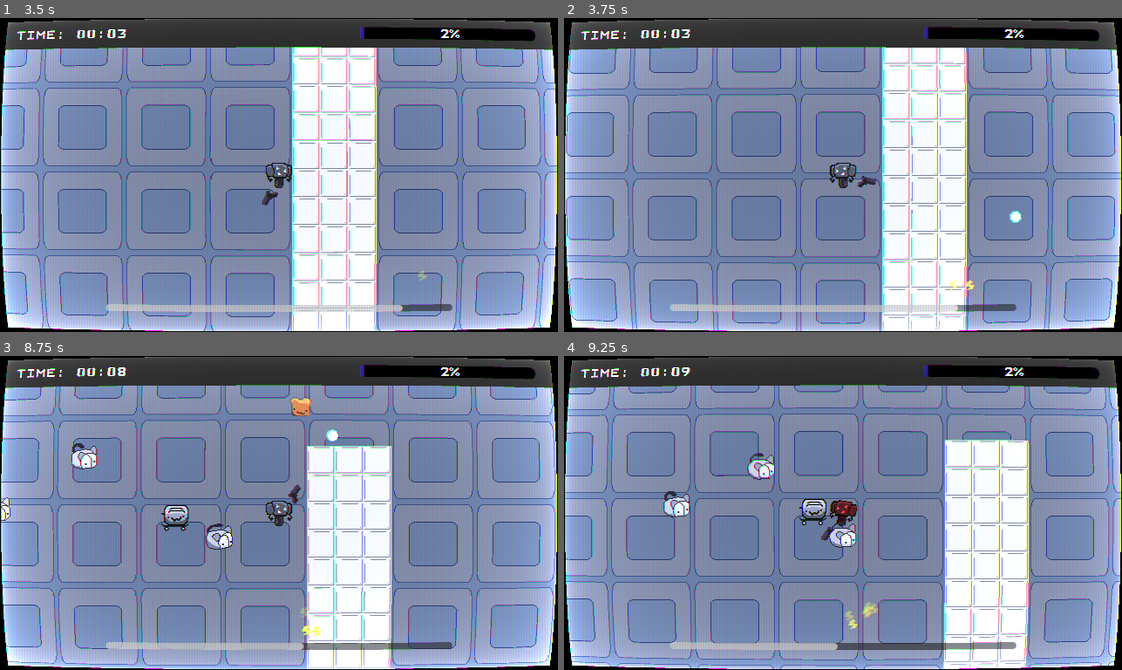
Above: before the commit, frames 1-4 (two rows, left to right).
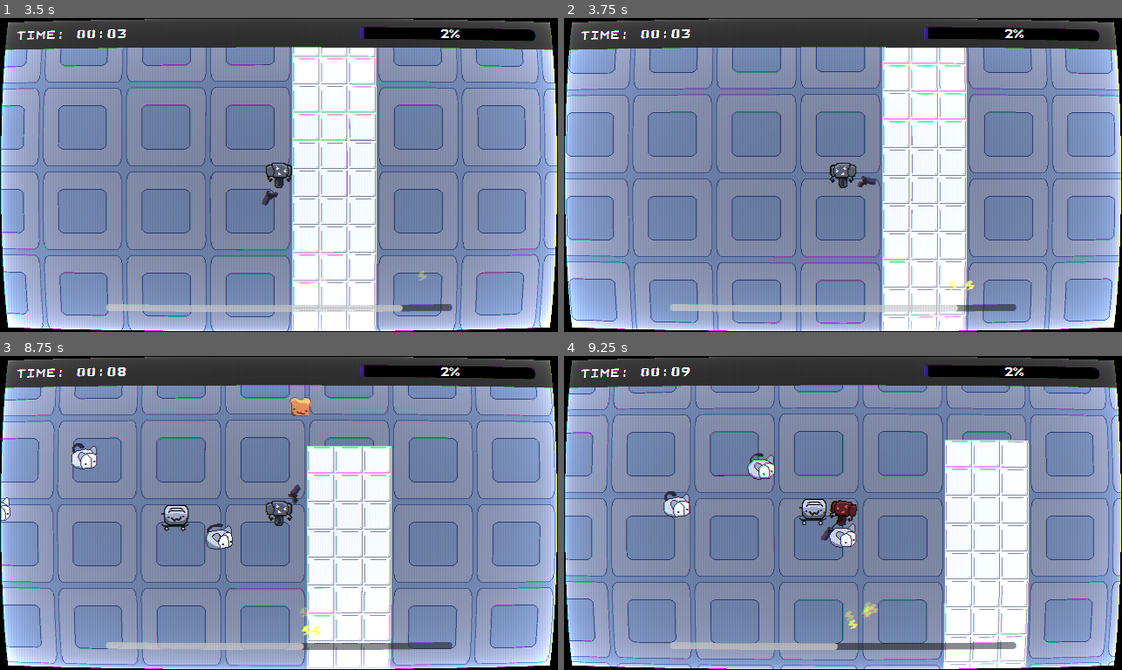
Above: after the commit, the same moments.

Repository: kinghos/GMTK-Game-Jam-2026
Game: Godot game, scene res://scenes/level/level.tscn
Two runs of this game, one before a commit and one after it. Both use one fixed random seed, a clock stepped at 60 frames per second and the inputs below. The engine's default icon, where the game draws it, is replaced by a stand-in: a white triangle on a blue panel in a dark square.
Inputs (mouse positions are in pixels of both pictures, inside the frame that each line leads up to):
- Up to frame 1 (3.5 s): tap Enter at 0.5 s; move the mouse to (401, 159) at 0.52 s; hold D (Right) 0.53-1.28 s; right-click (401, 159) at 0.6 s; move the mouse to (167, 190) at 1.27 s; hold S (Down) 1.28-2.03 s; click (167, 190) at 1.35 s; move the mouse to (334, 105) at 2.02 s; hold D (Right) 2.03-2.78 s; hold Shift (Sprint) 2.03-2.78 s; move the mouse to (251, 237) at 2.77 s; hold W (Up) from 2.78 s (still down); right-click (251, 237) at 2.85 s
- Up to frame 2 (3.75 s): move the mouse to (1010, 222) at 3.52 s; release W (Up) at 3.53 s; press the mouse at (1010, 222) at 3.53 s; hold A (Left) from 3.53 s (still down)
- Up to frame 3 (8.75 s): move the mouse to (111, 465) at 4.27 s; release the mouse at (111, 465) at 4.28 s; tap Shift (Sprint) at 4.35 s; move the mouse to (306, 513) at 5.02 s; release A (Left) at 5.03 s; hold S (Down) 5.03-5.78 s; right-click (306, 513) at 5.1 s; move the mouse to (195, 434) at 5.77 s; hold D (Right) 5.78-6.53 s; click (195, 434) at 5.85 s; move the mouse to (401, 497) at 6.52 s; hold W (Up) 6.53-7.28 s; hold Shift (Sprint) 6.53-7.28 s; move the mouse to (167, 528) at 7.27 s; hold D (Right) 7.28-8.03 s; right-click (167, 528) at 7.35 s; move the mouse to (334, 443) at 8.02 s; press the mouse at (334, 443) at 8.03 s; hold S (Down) from 8.03 s (still down)
- Up to frame 4 (9.25 s): move the mouse to (815, 575) at 8.77 s; release S (Down) at 8.78 s; release the mouse at (815, 575) at 8.78 s; hold A (Left) from 8.78 s (still down); tap Shift (Sprint) at 8.85 s

Frame 1 is identical in both runs. In frame 2, less than 0.1% of the frame differs, in the area x 79-83%, y 61-66%; in frame 3, less than 0.1%, in the area x 58-61%, y 23-28%; in frame 4, nothing differs.

Commit message:
bullets break on walls

Diff:
--- a/scenes/misc/toast.gd
+++ b/scenes/misc/toast.gd
@@ -14,4 +14,4 @@
 	if body is Player:
 		body.use_charge(bullet_damage)
 		body.animation_player.play("damage")
-		queue_free()
+	queue_free()
--- a/scenes/player/bullet.gd
+++ b/scenes/player/bullet.gd
@@ -11,7 +11,7 @@
 func _on_body_entered(body: Node2D) -> void:
 	if body is Enemy:
 		body.take_damage(Globals.bullet_damage + Globals.calc_powerup_effect(Globals.POWERUPS.BULLETDMG))
-		queue_free()
+	queue_free()
 
 
 func _on_timer_timeout() -> void:
